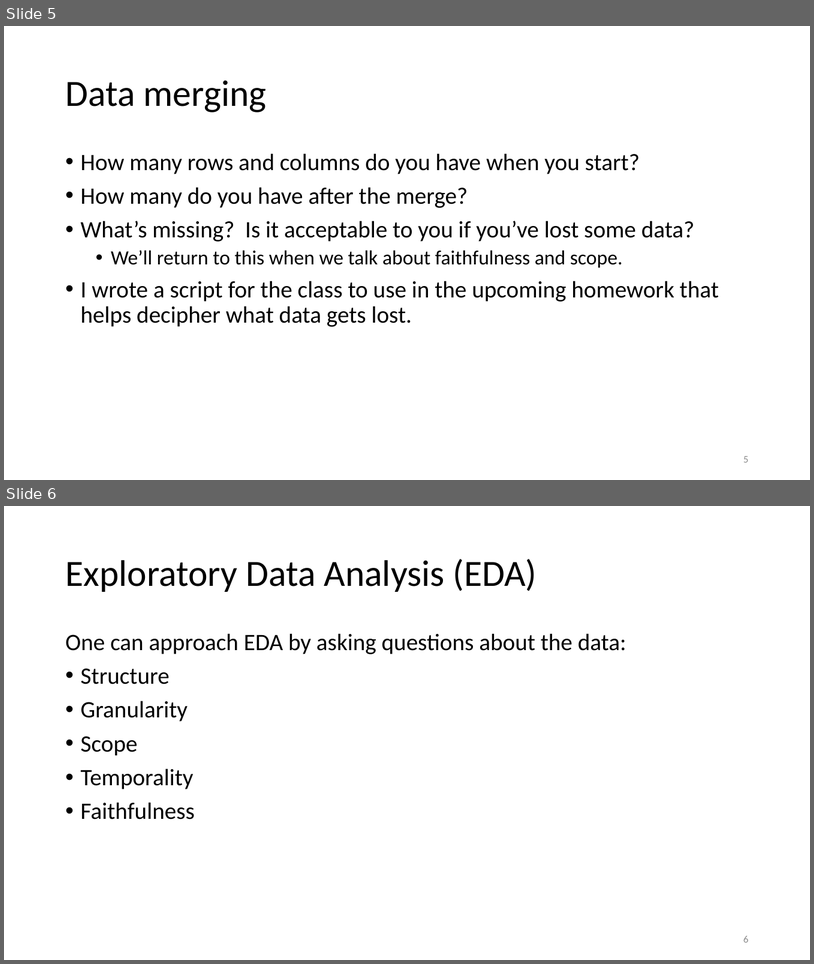
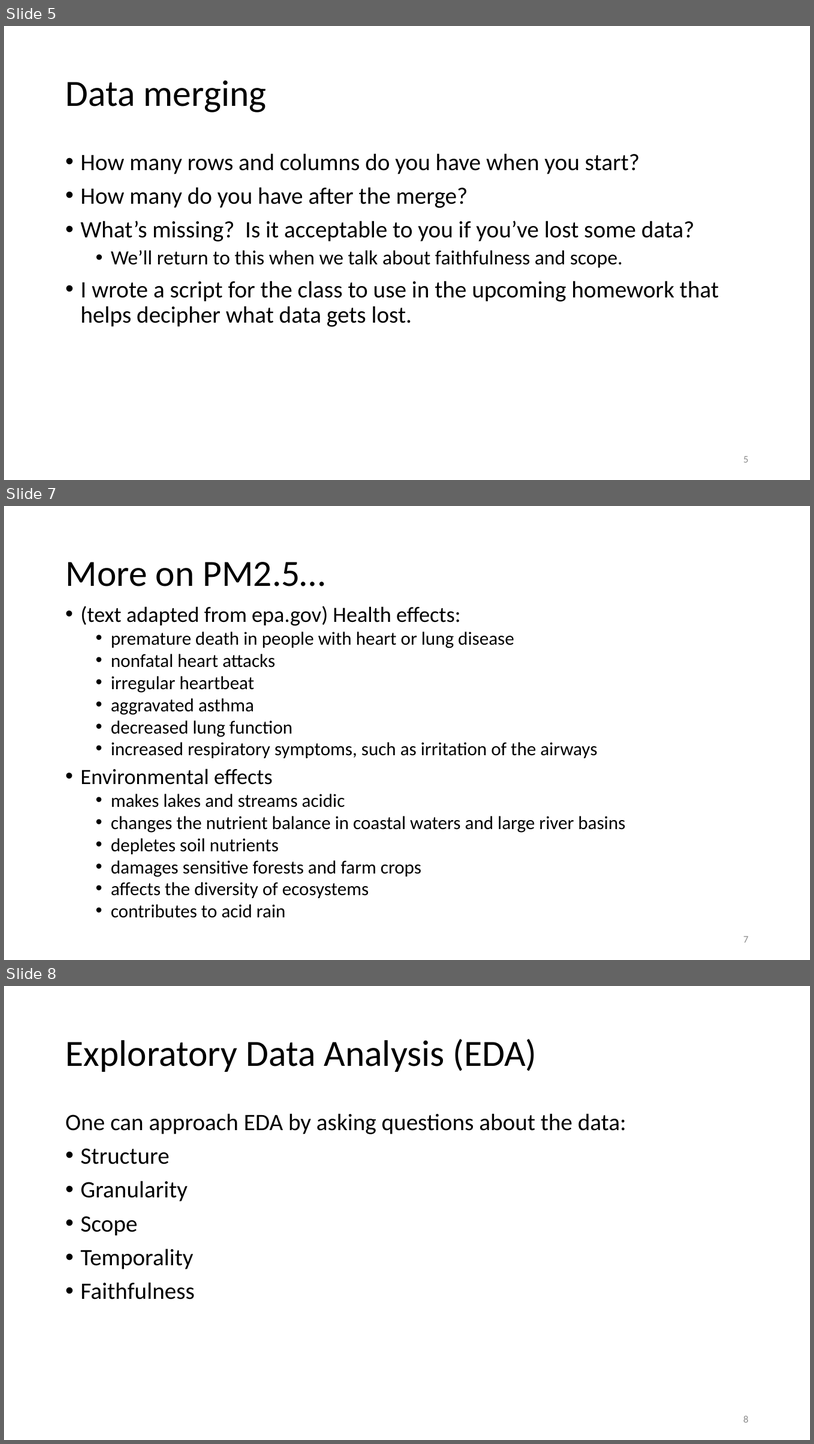
Before and after one commit to nickolasclarke/ER131, a slide deck: lecture/Lecture 06 Sept 17/6 Data Cleaning, EDA.pptx. Shown one above the other, each under a label of ours: slides 5 and 6 before the commit, slides 5, 7 and 8 after it; the slides between them are not shown. The pictures are 814x964 and 814x1444 pixels, drawn with LibreOffice and Linux fonts; fonts in the diff are those of the drawing. Boxes give left, top, right and bottom in pixels: in the first picture for what was removed or moved away, otherwise in the second. Text is boxed around its words. In the diff, an @@ line names an element or a change of style, - is before the commit and + after.

```diff
--- a/lecture/Lecture 06 Sept 17/6 Data Cleaning, EDA.pptx
+++ b/lecture/Lecture 06 Sept 17/6 Data Cleaning, EDA.pptx
@@ slide 7 added at (4,506,810,960), background #FFFFFF @@
@@ title added at (65,562,326,586), 44 pt, text #000000 @@
+More on PM2.5…
@@ text added at (81,606,626,918), 22.2 pt, text #000000 @@
+• (text adapted from epa.gov) Health effects:
+  • premature death in people with heart or lung disease
+  • nonfatal heart attacks
+  • irregular heartbeat
+  • aggravated asthma
+  • decreased lung function
+  • increased respiratory symptoms, such as irritation of the airways
+• Environmental effects
+  • makes lakes and streams acidic
+  • changes the nutrient balance in coastal waters and large river basins
+  • depletes soil nutrients
+  • damages sensitive forests and farm crops
+  • affects the diversity of ecosystems
+  • contributes to acid rain
@@ page number added at (744,936,749,942), 12 pt, text #8C8C8C @@
+7
@@ what was slide 6 is now slide 8 @@
@@ page number at (744,1415,749,1422): text changed @@
-6
+8
```
Also in this commit, not shown: 1 slide changed, 2 other slides added, 2 other files.
